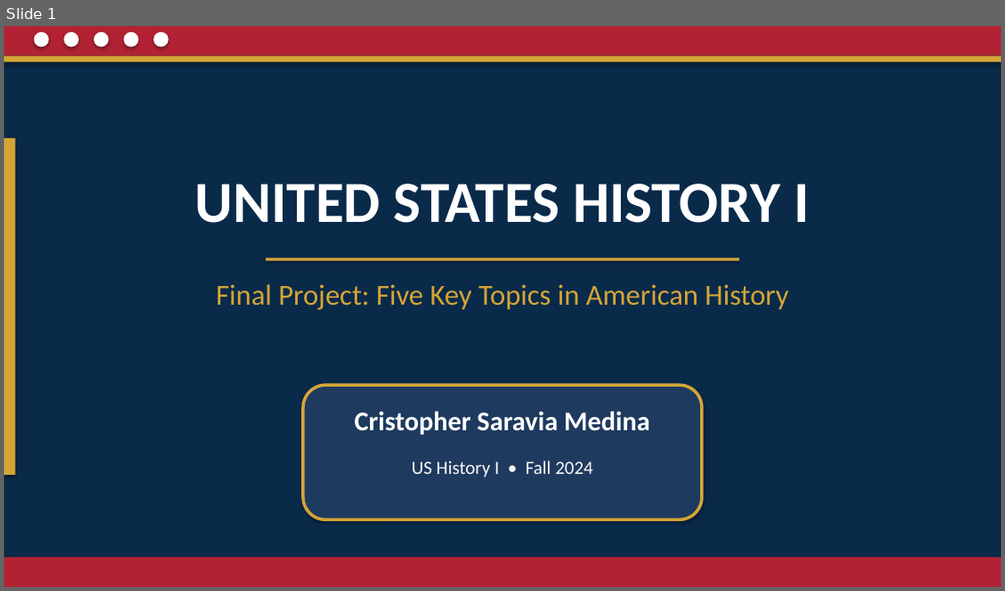
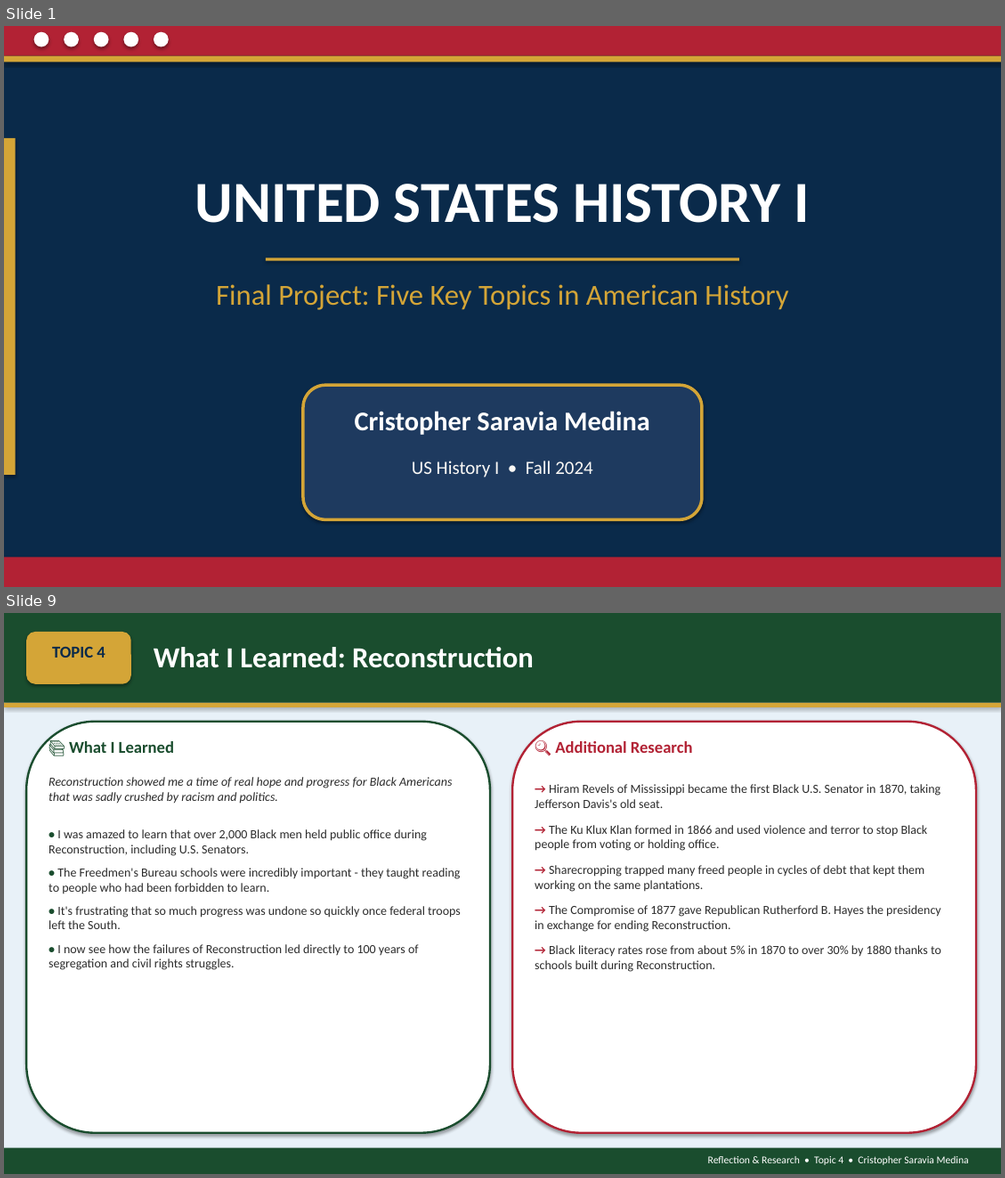
Before and after one commit to Damnbebo/nextsett, a slide deck: US_History_Final_Project_Cristopher_Saravia_Medina.pptx. Shown one above the other, each under a label of ours: slide 1 before the commit, slides 1 and 9 after it; the slides between them are not shown. The pictures are 1005x591 and 1005x1178 pixels, drawn with LibreOffice and Linux fonts; fonts in the diff are those of the drawing. Boxes give left, top, right and bottom in pixels: in the first picture for what was removed or moved away, otherwise in the second. Text is boxed around its words. In the diff, an @@ line names an element or a change of style, - is before the commit and + after.

```diff
--- a/US_History_Final_Project_Cristopher_Saravia_Medina.pptx
+++ b/US_History_Final_Project_Cristopher_Saravia_Medina.pptx
@@ slide 9 added at (4, 613, 1001, 1174), background #FFFFFF @@
@@ rectangle added at (4, 613, 1001, 1174), fill #E8F1F8 @@
@@ rectangle added at (4, 613, 1001, 703), fill #1A4D2E @@
@@ rounded rectangle added at (26, 632, 131, 684), fill #D4A537 @@
@@ text added at (52, 647, 105, 657), 16 pt, text #0A2A4A, bold @@
+TOPIC 4
@@ text added at (154, 647, 534, 668), 28 pt, text #FFFFFF, bold @@
+What I Learned: Reconstruction
@@ rectangle added at (4, 703, 1001, 707), fill #D4A537 @@
@@ rounded rectangle added at (26, 722, 490, 1133), fill #FFFFFF, outline #1A4D2E 2 pt @@
@@ text added at (69, 741, 174, 753), 16 pt, text #1A4D2E, bold @@
+📚 What I Learned
@@ rounded rectangle added at (512, 722, 976, 1133), fill #FFFFFF, outline #B22234 2 pt @@
@@ text added at (555, 741, 693, 753), 16 pt, text #B22234, bold @@
+🔍 Additional Research
@@ text added at (48, 777, 452, 803), 12 pt, text #2C2C2C, italic @@
+Reconstruction showed me a time of real hope and progress for Black Americans that was sadly crushed by racism and politics.
@@ text added at (534, 784, 941, 972), 12 pt, text #2C2C2C @@
+→ Hiram Revels of Mississippi became the first Black U.S. Senator in 1870, taking Jefferson Davis's old seat.
+→ The Ku Klux Klan formed in 1866 and used violence and terror to stop Black people from voting or holding office.
+→ Sharecropping trapped many freed people in cycles of debt that kept them working on the same plantations.
+→ The Compromise of 1877 gave Republican Rutherford B. Hayes the presidency in exchange for ending Reconstruction.
+→ Black literacy rates rose from about 5% in 1870 to over 30% by 1880 thanks to schools built during Reconstruction.
@@ text added at (48, 829, 461, 970), 12 pt, text #2C2C2C @@
+• I was amazed to learn that over 2,000 Black men held public office during Reconstruction, including U.S. Senators.
+• The Freedmen's Bureau schools were incredibly important - they taught reading to people who had been forbidden to learn.
+• It's frustrating that so much progress was undone so quickly once federal troops left the South.
+• I now see how the failures of Reconstruction led directly to 100 years of segregation and civil rights struggles.
@@ rectangle added at (4, 1148, 1001, 1174), fill #1A4D2E @@
@@ text added at (708, 1156, 969, 1165), 10 pt, text #FFFFFF @@
+Reflection & Research • Topic 4 • Cristopher Saravia Medina
```
Also in this commit, not shown: 6 slides changed, 4 other slides added, 1 other file.
